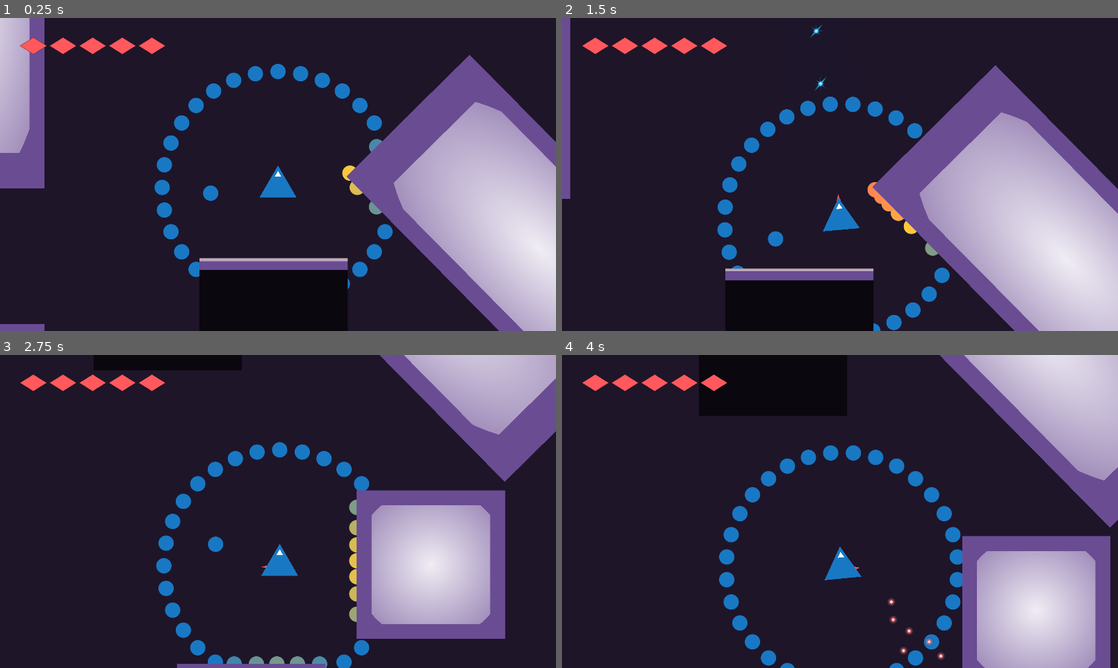
Above: before the commit, frames 1-4 (two rows, left to right).
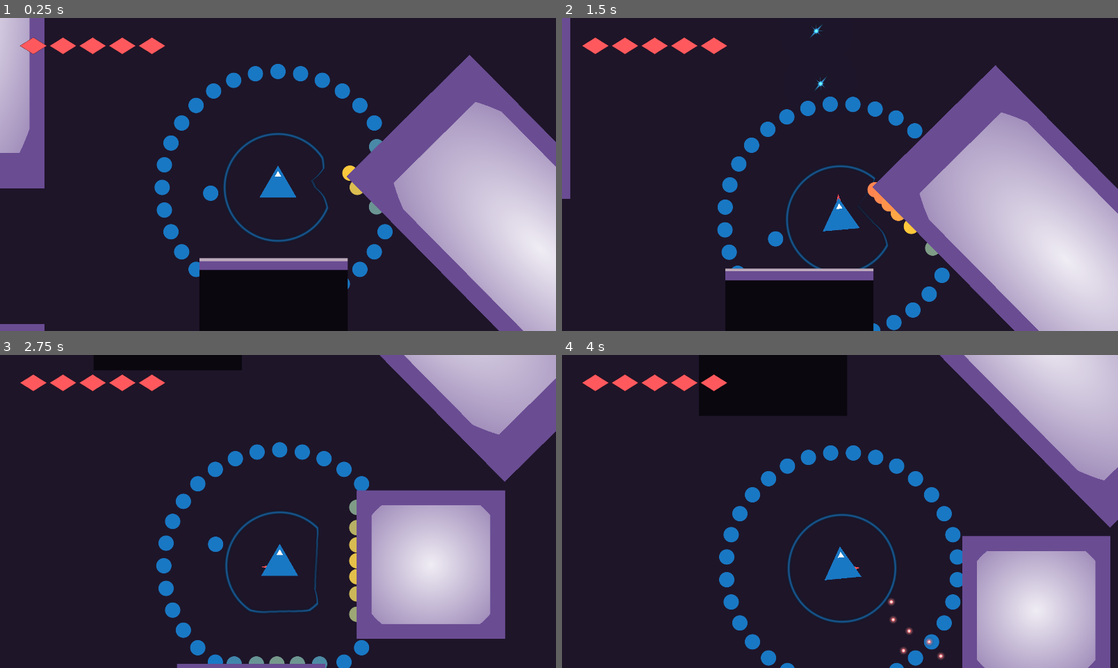
Above: after the commit, the same moments.

Repository: Zemiro-dev/gdshaders
Game: Godot game, scene res://world/test_world.tscn
Two runs of this game, one before a commit and one after it. Both use one fixed random seed, a clock stepped at 60 frames per second and the inputs below. The engine's default icon, where the game draws it, is replaced by a stand-in: a white triangle on a blue panel in a dark square.
Inputs:
- Up to frame 1 (0.25 s): no input
- Up to frame 2 (1.5 s): hold D (impulse_right) 0.53-1.28 s; hold Space (fire) 0.53-1.28 s; hold S (impulse_down) from 1.28 s (still down); tap Q (rotate_ccw) at 1.35 s
- Up to frame 3 (2.75 s): release S (impulse_down) at 2.03 s; hold D (impulse_right) from 2.03 s (still down); tap E (rotate_cw) at 2.1 s
- Up to frame 4 (4 s): release D (impulse_right) at 2.78 s; hold W (impulse_up) 2.78-3.53 s; tap Space (fire) at 2.85 s; hold A (impulse_left) from 3.53 s (still down); tap Q (rotate_ccw) at 3.6 s

The runs differ from the first frame. In frame 1, 0.5% of the frame differs, in the area x 40-60%, y 36-72%; in frame 2, 0.3%; in frame 3, 0.4%; in frame 4, 0.5%, in the area x 40-61%, y 50-86%.

Commit message:
a very very basic visual for the jelly shield

Diff:
--- a/player/player_shield.gd
+++ b/player/player_shield.gd
@@ -3,6 +3,7 @@
 
 
 @onready var debug_dot: Sprite2D = $DebugDot
+@onready var jelly_shield_sprite: Sprite2D = $JellyShieldSprite
 
 @export var detection_ray_length : float = 400.
 @export var detection_ray_count : float = 32.
@@ -37,10 +38,27 @@
 	for i in rays.size():
 		update_debug_dot(i)
 
+	var jelly_strengths : Array = get_jelly_strengths(rays)
+	jelly_shield_sprite.material.set_shader_parameter('strengths', jelly_strengths)
 	var _jelly_vector : Vector2 = get_jelly_combined_weighted_normal(rays)
 	debug_dot.material.set_shader_parameter('offset', _jelly_vector * max_jelly_strength / 3.)
 	debug_dot.material.set_shader_parameter('strength', 1.)
 	jelly_vector = _jelly_vector * max_jelly_strength
+
+
+func get_jelly_strengths(rays) -> Array:
+	var jelly_strengths = []
+	for i in rays.size():
+		var ray: RayCast2D = rays[i];
+		if !ray.is_colliding():
+			jelly_strengths.append(1.)
+		else:
+			var local_collision_point = to_local(ray.get_collision_point())
+			var strength = local_collision_point.length() / ray.target_position.length()
+			jelly_strengths.append(strength)
+
+
+	return jelly_strengths
 
 func get_jelly_combined_weighted_normal(rays) -> Vector2:
 	var jelly_combined_weighted_normal = Vector2.ZERO
--- a/player/player_ship.tscn
+++ b/player/player_ship.tscn
@@ -9,6 +9,7 @@
 [ext_resource type="Script" path="res://player/player_shield.gd" id="5_q4knm"]
 [ext_resource type="PackedScene" uid="uid://cwh3m5g0begbp" path="res://debug/debug_dot.tscn" id="6_867ks"]
 [ext_resource type="Shader" path="res://shader/debug/debug_dot.gdshader" id="6_w7u3c"]
+[ext_resource type="Shader" path="res://shader/shield_jelly.gdshader" id="8_rygt0"]
 
 [sub_resource type="ParticleProcessMaterial" id="ParticleProcessMaterial_8gfpo"]
 particle_flag_disable_z = true
@@ -40,11 +41,24 @@
 
 [sub_resource type="CanvasTexture" id="CanvasTexture_llk3e"]
 
+[sub_resource type="ShaderMaterial" id="ShaderMaterial_o60ew"]
+shader = ExtResource("8_rygt0")
+shader_parameter/FUZZ = 0.007
+shader_parameter/BLUE = Color(0.098, 0.47, 0.769, 1)
+shader_parameter/RED = Color(1, 0.349, 0.369, 1)
+shader_parameter/YELLOW = Color(1, 0.792, 0.227, 1)
+shader_parameter/ORANGE = Color(1, 0.57, 0.298, 1)
+shader_parameter/BRIGHT_ORANGE = Color(1, 0.937, 0.769, 1)
+shader_parameter/YELLOW_WHITE = Color(0.333, 0.264, 0.075, 1)
+shader_parameter/GREEN = Color(0.501, 0.788, 0.149, 1)
+shader_parameter/divisions = 32.0
+shader_parameter/strengths = PackedFloat32Array(1, 1, 1, 1, 1, 1, 1, 1, 1, 1, 1, 1, 1, 1, 1, 1, 1, 1, 1, 1, 1, 1, 1, 1, 1, 1, 1, 1, 1, 1, 1, 1)
+
 [sub_resource type="ShaderMaterial" id="ShaderMaterial_2h8jf"]
 resource_local_to_scene = true
 shader = ExtResource("6_w7u3c")
+shader_parameter/FUZZ = 0.007
 shader_parameter/BLUE = Color(0.098, 0.47, 0.769, 1)
-shader_parameter/FUZZ = 0.007
 shader_parameter/RED = Color(1, 0.349, 0.369, 1)
 shader_parameter/YELLOW = Color(1, 0.792, 0.227, 1)
 shader_parameter/ORANGE = Color(1, 0.57, 0.298, 1)
@@ -144,5 +158,10 @@
 [node name="Shield" type="Node2D" parent="."]
 script = ExtResource("5_q4knm")
 
+[node name="JellyShieldSprite" type="Sprite2D" parent="Shield"]
+material = SubResource("ShaderMaterial_o60ew")
+scale = Vector2(3.08594, 3.08594)
+texture = ExtResource("5_3jw70")
+
 [node name="DebugDot" parent="Shield" instance=ExtResource("6_867ks")]
 material = SubResource("ShaderMaterial_2h8jf")
--- a/root.tscn
+++ b/root.tscn
@@ -15,11 +15,12 @@
 [ext_resource type="PackedScene" uid="uid://b6p2rd8ul4uet" path="res://world/space_block.tscn" id="13_ju7ux"]
 [ext_resource type="Material" uid="uid://djmydboyxeyur" path="res://resources/thrust_shader_material.tres" id="14_ucan4"]
 [ext_resource type="Shader" path="res://shader/debug/debug_dot.gdshader" id="15_b25uo"]
+[ext_resource type="Shader" path="res://shader/shield_jelly.gdshader" id="16_lyr15"]
 
 [sub_resource type="ShaderMaterial" id="ShaderMaterial_0dgx2"]
 shader = ExtResource("1_ft3tv")
-shader_parameter/BLUE = Color(0.098, 0.47, 0.769, 1)
-shader_parameter/FUZZ = 0.007
+shader_parameter/FUZZ = 0.007
+shader_parameter/BLUE = Color(0.098, 0.47, 0.769, 1)
 shader_parameter/RED = Color(1, 0.349, 0.369, 1)
 shader_parameter/YELLOW = Color(1, 0.792, 0.227, 1)
 shader_parameter/ORANGE = Color(1, 0.57, 0.298, 1)
@@ -31,8 +32,8 @@
 
 [sub_resource type="ShaderMaterial" id="ShaderMaterial_tr1wt"]
 shader = ExtResource("2_m1sg8")
-shader_parameter/BLUE = Color(0.098, 0.47, 0.769, 1)
-shader_parameter/FUZZ = 0.007
+shader_parameter/FUZZ = 0.007
+shader_parameter/BLUE = Color(0.098, 0.47, 0.769, 1)
 shader_parameter/RED = Color(1, 0.349, 0.369, 1)
 shader_parameter/YELLOW = Color(1, 0.792, 0.227, 1)
 shader_parameter/ORANGE = Color(1, 0.57, 0.298, 1)
@@ -42,8 +43,8 @@
 
 [sub_resource type="ShaderMaterial" id="ShaderMaterial_8f3tr"]
 shader = ExtResource("5_5n27c")
-shader_parameter/BLUE = Color(0.098, 0.47, 0.769, 1)
-shader_parameter/FUZZ = 0.007
+shader_parameter/FUZZ = 0.007
+shader_parameter/BLUE = Color(0.098, 0.47, 0.769, 1)
 shader_parameter/RED = Color(1, 0.349, 0.369, 1)
 shader_parameter/YELLOW = Color(1, 0.792, 0.227, 1)
 shader_parameter/ORANGE = Color(1, 0.57, 0.298, 1)
@@ -55,8 +56,8 @@
 
 [sub_resource type="ShaderMaterial" id="ShaderMaterial_ab53v"]
 shader = ExtResource("4_froer")
-shader_parameter/BLUE = Color(0.098, 0.47, 0.769, 1)
-shader_parameter/FUZZ = 0.007
+shader_parameter/FUZZ = 0.007
+shader_parameter/BLUE = Color(0.098, 0.47, 0.769, 1)
 shader_parameter/RED = Color(1, 0.349, 0.369, 1)
 shader_parameter/YELLOW = Color(1, 0.792, 0.227, 1)
 shader_parameter/ORANGE = Color(1, 0.57, 0.298, 1)
@@ -66,8 +67,8 @@
 
 [sub_resource type="ShaderMaterial" id="ShaderMaterial_42dd2"]
 shader = ExtResource("7_wm6uv")
-shader_parameter/BLUE = Color(0.098, 0.47, 0.769, 1)
-shader_parameter/FUZZ = 0.007
+shader_parameter/FUZZ = 0.007
+shader_parameter/BLUE = Color(0.098, 0.47, 0.769, 1)
 shader_parameter/RED = Color(1, 0.349, 0.369, 1)
 shader_parameter/YELLOW = Color(1, 0.792, 0.227, 1)
 shader_parameter/ORANGE = Color(1, 0.57, 0.298, 1)
@@ -79,8 +80,8 @@
 
 [sub_resource type="ShaderMaterial" id="ShaderMaterial_hacmh"]
 shader = ExtResource("8_k0q7s")
-shader_parameter/BLUE = Color(0.098, 0.47, 0.769, 1)
-shader_parameter/FUZZ = 0.007
+shader_parameter/FUZZ = 0.007
+shader_parameter/BLUE = Color(0.098, 0.47, 0.769, 1)
 shader_parameter/RED = Color(1, 0.349, 0.369, 1)
 shader_parameter/YELLOW = Color(1, 0.792, 0.227, 1)
 shader_parameter/ORANGE = Color(1, 0.57, 0.298, 1)
@@ -96,8 +97,8 @@
 
 [sub_resource type="ShaderMaterial" id="ShaderMaterial_kp1yf"]
 shader = ExtResource("8_hq7tk")
-shader_parameter/BLUE = Color(0.098, 0.47, 0.769, 1)
-shader_parameter/FUZZ = 0.007
+shader_parameter/FUZZ = 0.007
+shader_parameter/BLUE = Color(0.098, 0.47, 0.769, 1)
 shader_parameter/RED = Color(1, 0.349, 0.369, 1)
 shader_parameter/YELLOW = Color(1, 0.792, 0.227, 1)
 shader_parameter/ORANGE = Color(1, 0.57, 0.298, 1)
@@ -107,8 +108,8 @@
 
 [sub_resource type="ShaderMaterial" id="ShaderMaterial_utd7s"]
 shader = ExtResource("9_k26bi")
-shader_parameter/BLUE = Color(0.098, 0.47, 0.769, 1)
-shader_parameter/FUZZ = 0.007
+shader_parameter/FUZZ = 0.007
+shader_parameter/BLUE = Color(0.098, 0.47, 0.769, 1)
 shader_parameter/RED = Color(1, 0.349, 0.369, 1)
 shader_parameter/YELLOW = Color(1, 0.792, 0.227, 1)
 shader_parameter/ORANGE = Color(1, 0.57, 0.298, 1)
@@ -122,8 +123,8 @@
 
 [sub_resource type="ShaderMaterial" id="ShaderMaterial_688j3"]
 shader = ExtResource("10_2new3")
-shader_parameter/BLUE = Color(0.098, 0.47, 0.769, 1)
-shader_parameter/FUZZ = 0.007
+shader_parameter/FUZZ = 0.007
+shader_parameter/BLUE = Color(0.098, 0.47, 0.769, 1)
 shader_parameter/RED = Color(1, 0.349, 0.369, 1)
 shader_parameter/YELLOW = Color(1, 0.792, 0.227, 1)
 shader_parameter/ORANGE = Color(1, 0.57, 0.298, 1)
@@ -147,8 +148,8 @@
 
 [sub_resource type="ShaderMaterial" id="ShaderMaterial_0xjjo"]
 shader = ExtResource("11_5nprb")
-shader_parameter/BLUE = Color(0.098, 0.47, 0.769, 1)
-shader_parameter/FUZZ = 0.007
+shader_parameter/FUZZ = 0.007
+shader_parameter/BLUE = Color(0.098, 0.47, 0.769, 1)
 shader_parameter/RED = Color(1, 0.349, 0.369, 1)
 shader_parameter/YELLOW = Color(1, 0.792, 0.227, 1)
 shader_parameter/ORANGE = Color(1, 0.57, 0.298, 1)
@@ -167,8 +168,8 @@
 
 [sub_resource type="ShaderMaterial" id="ShaderMaterial_whbd3"]
 shader = ExtResource("15_b25uo")
-shader_parameter/BLUE = Color(0.098, 0.47, 0.769, 1)
-shader_parameter/FUZZ = 0.007
+shader_parameter/FUZZ = 0.007
+shader_parameter/BLUE = Color(0.098, 0.47, 0.769, 1)
 shader_parameter/RED = Color(1, 0.349, 0.369, 1)
 shader_parameter/YELLOW = Color(1, 0.792, 0.227, 1)
 shader_parameter/ORANGE = Color(1, 0.57, 0.298, 1)
@@ -177,6 +178,19 @@
 shader_parameter/GREEN = Color(0.501, 0.788, 0.149, 1)
 shader_parameter/strength = 0.1
 shader_parameter/offset = Vector2(0.5, 0.5)
+
+[sub_resource type="ShaderMaterial" id="ShaderMaterial_4g1tb"]
+shader = ExtResource("16_lyr15")
+shader_parameter/FUZZ = 0.007
+shader_parameter/BLUE = Color(0.098, 0.47, 0.769, 1)
+shader_parameter/RED = Color(1, 0.349, 0.369, 1)
+shader_parameter/YELLOW = Color(1, 0.792, 0.227, 1)
+shader_parameter/ORANGE = Color(1, 0.57, 0.298, 1)
+shader_parameter/BRIGHT_ORANGE = Color(1, 0.937, 0.769, 1)
+shader_parameter/YELLOW_WHITE = Color(0.333, 0.264, 0.075, 1)
+shader_parameter/GREEN = Color(0.501, 0.788, 0.149, 1)
+shader_parameter/divisions = 32.0
+shader_parameter/strengths = PackedFloat32Array(1, 1, 1, 1, 1, 1, 1, 1, 1, 1, 1, 1, 1, 1, 1, 1, 1, 1, 1, 1, 1, 1, 1, 1, 1, 1, 1, 1, 1, 1, 1, 1)
 
 [node name="Root" type="Node2D"]
 script = ExtResource("1_xn33p")
@@ -207,10 +221,9 @@
 
 [node name="Shieldv2" type="TextureRect" parent="."]
 material = SubResource("ShaderMaterial_ab53v")
-offset_left = 606.0
-offset_top = 750.0
-offset_right = 1118.0
-offset_bottom = 1262.0
+offset_top = 1604.0
+offset_right = 512.0
+offset_bottom = 2116.0
 texture = SubResource("CanvasTexture_4qfrb")
 
 [node name="UnitTriangle2" type="TextureRect" parent="."]
@@ -272,3 +285,9 @@
 material = SubResource("ShaderMaterial_whbd3")
 position = Vector2(3624, 1296)
 texture = ExtResource("12_kgppm")
+
+[node name="JellyShieldSprite" type="Sprite2D" parent="."]
+material = SubResource("ShaderMaterial_4g1tb")
+position = Vector2(744, 1872)
+scale = Vector2(3.08594, 3.08594)
+texture = ExtResource("12_kgppm")
--- /dev/null
+++ b/shader/shield_jelly.gdshader
@@ -0,0 +1,33 @@
+shader_type canvas_item;
+
+#include "res://shader/lib/glint.gdshaderinc"
+#include "res://shader/data/theme.gdshaderinc"
+
+uniform float divisions : hint_range(4., 64., 1.) = 32.;
+uniform float strengths[64];
+
+void fragment() {
+	vec2 toCenter = vec2(.5) - UV;
+	float theta = atan(toCenter.y, toCenter.x) + PI;
+	float radius = length(toCenter) * (2.1 + FUZZ*10.);
+	float inner_radius = length(toCenter) * (2.2 + FUZZ*10.);
+
+
+	float theta_step = 2. * PI / divisions;
+	float division = 0.;
+	for (float i = 0.0; i < divisions; i++) {
+		division += i * step(i * theta_step, theta) * (1. - step((i+1.) * theta_step, theta));
+	}
+	float strength = strengths[int(division)];
+	float next_strength = strengths[int(mod(float(division)+1., divisions))];
+	float progression = (theta - (division * theta_step)) / theta_step;
+
+	float test_radius = mix(strength, next_strength, progression); //TODO lerp is bad looking here do more
+
+	float pct = 1. - smoothstep(test_radius,  test_radius+FUZZ*10., radius);
+	float ipct = 1. - smoothstep(test_radius,  test_radius+FUZZ*10., inner_radius);
+	pct -= ipct;
+
+	COLOR = BLUE * pct;
+	// Called for every pixel the material is visible on.
+}
Not shown: 1 places in debug/debug_dot.tscn that only renumber resources
Not shown: 2 places in player/player_ship.tscn that only renumber resources
Not shown: 1 places in player/test_particles.tscn that only renumber resources
Not shown: 1 places in resources/thrust_shader_material.tres that only renumber resources
Not shown: 1 places in root.tscn that only renumber resources
Not shown, changed: shader/data/theme.gdshaderinc
Not shown: 4 places in world/test_world.tscn that only renumber resources
